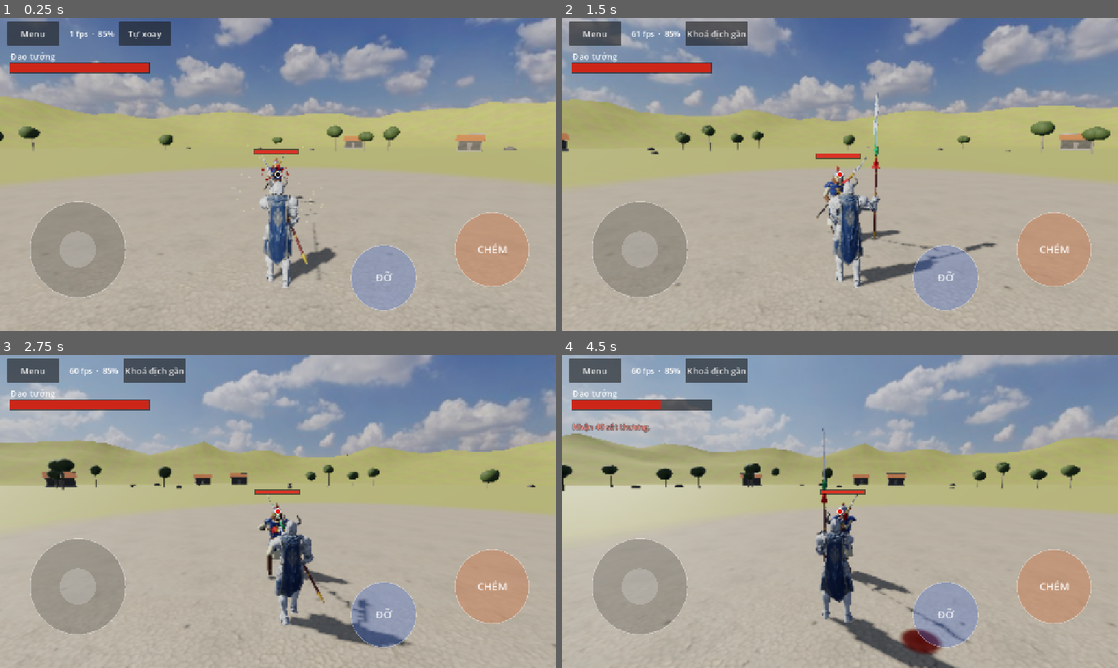
Above: before the commit, frames 1-4 (two rows, left to right).
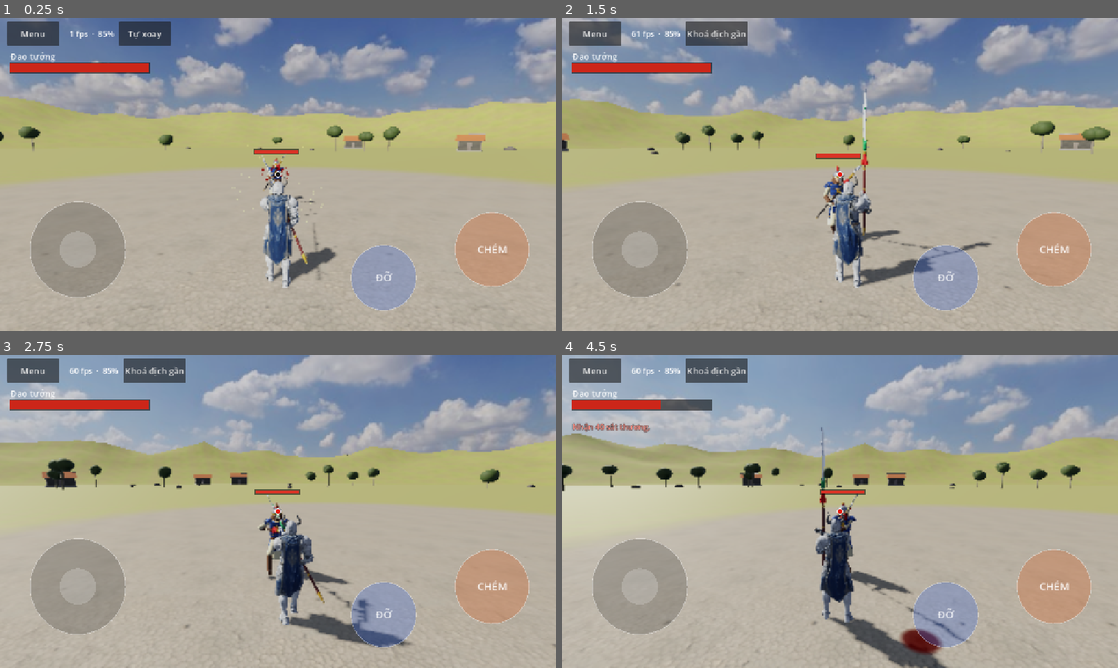
Above: after the commit, the same moments.

Repository: quanace11/MountBladeMobile
Game: Godot game, scene res://scenes/match.tscn
Two runs of this game, one before a commit and one after it. Both use one fixed random seed, a clock stepped at 60 frames per second and the inputs below. This scene is started directly instead of the project's main scene.
Inputs (mouse positions are in pixels of both pictures, inside the frame that each line leads up to):
- Up to frame 1 (0.25 s): no input
- Up to frame 2 (1.5 s): click "Tự xoay" at 0.5 s; move the mouse to (962, 158) at 1.27 s; hold Right from 1.28 s (still down); tap I at 1.35 s; click (962, 158) at 1.42 s
- Up to frame 3 (2.75 s): tap Space at 1.52 s; release Right at 2 s; drag from (166, 527) to (250, 574) at 2.02 s
- Up to frame 4 (4.5 s): move the mouse to (895, 442) at 2.77 s; hold Right 2.78-3.5 s; tap J at 2.85 s; drag from (812, 574) to (673, 464) at 3.52 s; move the mouse to (1006, 558) at 4.27 s; hold Left from 4.28 s (still down); hold Q from 4.28 s (still down)

The runs differ from the first frame. In frame 1, less than 0.1% of the frame differs, in the area x 46-56%, y 56-76%; in frame 2, 1.5%, in the area x 48-79%, y 22-82%; in frame 3, less than 0.1%; in frame 4, 0.7%.

Commit message:
Đỡ trái/phải: xoay vai về phía cán, vươn xương đòn để hai tay cùng nắm cán
Co-Authored-By: Claude Opus 5.5 <noreply@anthropic.com>
Claude-Session: https://claude.ai/code/session_01QffKCiTfakvzQeGmkV1Yqv

Diff:
--- a/src/data/pose_set.gd
+++ b/src/data/pose_set.gd
@@ -31,10 +31,15 @@
 @export_group("Đỡ")
 @export var block_up_pos := Vector3(0.3, 1.78, -0.3)
 @export var block_up_rot := Vector3(0, 180, -87)
-@export var block_left_pos := Vector3(-0.22, 1.42, -0.36)
+@export var block_left_pos := Vector3(-0.24, 1.44, -0.33)
 @export var block_left_rot := Vector3(0, -90, 0)
-@export var block_right_pos := Vector3(0.52, 1.38, -0.32)
+@export var block_right_pos := Vector3(0.32, 1.46, -0.32)
 @export var block_right_rot := Vector3(0, -90, 0)
+## Đỡ trái/phải: thân trên xoay vai về phía cán để hai tay cùng nắm được (độ, dương = xoay sang trái).
+@export var block_left_twist_deg := 30.0
+@export var block_right_twist_deg := -45.0
+## Tay dưới nắm cách tay trên bao xa dọc cán khi đỡ trái/phải.
+@export var block_side_grip := 0.24
 @export var block_thrust_pos := Vector3(0.25, 1.0, -0.4)
 @export var block_thrust_rot := Vector3(72, -90, 6)
 @export_group("Khác")
--- a/src/view/fighter_view.gd
+++ b/src/view/fighter_view.gd
@@ -756,7 +756,7 @@
 			else:
 				pose = "stagger"
 	# Đỡ trái/phải: tay phải ở trên ngang vai, tay trái nắm phía dưới giữ cán dựng thẳng.
-	_grip_pref = -0.3 if cur.state == S.BLOCK and (cur.block_dir == Dir.LEFT or cur.block_dir == Dir.RIGHT) else 0.0
+	_grip_pref = -poses.block_side_grip if cur.state == S.BLOCK and (cur.block_dir == Dir.LEFT or cur.block_dir == Dir.RIGHT) else 0.0
 	var target: Array = poses.get_pose(pose)
 	_hand.position -= _kick_applied
 	var tb := Basis.from_euler(target[1] * (PI / 180.0))
@@ -862,6 +862,10 @@
 				Dir.UP: lean = -ln * 1.5
 		S.BLOCK:
 			lean = -ln * 0.4 + ln * 0.6 * _jolt
+			# Đỡ trái/phải: xoay vai về phía cán cho tay kia với tới, hai tay cùng nắm.
+			match cur.block_dir:
+				Dir.LEFT: twist = deg_to_rad(poses.block_left_twist_deg)
+				Dir.RIGHT: twist = deg_to_rad(poses.block_right_twist_deg)
 		S.STAGGER:
 			if cur.recoil:
 				match cur.attack_dir:
--- a/src/view/skinned_rig.gd
+++ b/src/view/skinned_rig.gd
@@ -11,12 +11,15 @@
 var to_body: Transform3D
 ## Model quay mặt về +z, game quay mặt về -z: xoay 180 độ quanh trục đứng.
 var _flip := Basis(Vector3.UP, PI)
+## Xương đòn xoay tối đa bao nhiêu khi vươn tay (radian).
+const SHRUG_MAX := 0.45
 
 var _pelvis: int
 var _spine: Array[int] = []
 var _head: int
 var _arm := {}  # side -> [upperarm, lowerarm, hand]
 var _leg := {}  # side -> [thigh, calf, foot]
+var _clav := {}  # side -> xương đòn (clavicle), -1 nếu model không có
 var _len := {}  # bone -> độ dài tới xương con, theo toạ độ khung xương
 
 
@@ -38,6 +41,9 @@
 	for side in [1, -1]:
 		var suf := "_r" if side == 1 else "_l"
 		_arm[side] = [skel.find_bone("upperarm" + suf), skel.find_bone("lowerarm" + suf), skel.find_bone("hand" + suf)]
+		_clav[side] = skel.get_bone_parent(_arm[side][0]) if _arm[side][0] >= 0 else -1
+		if _clav[side] >= 0 and not skel.get_bone_name(_clav[side]).begins_with("clavicle"):
+			_clav[side] = -1
 		_leg[side] = [skel.find_bone("thigh" + suf), skel.find_bone("calf" + suf), skel.find_bone("foot" + suf)]
 	for chain in _arm.values() + _leg.values():
 		if chain.has(-1):
@@ -67,12 +73,33 @@
 
 	for side in hands:
 		if hands[side] != null:
+			_shrug(side, to_skel * (hands[side] as Vector3))
 			_limb(_arm[side], to_skel * (hands[side] as Vector3), to_skel.basis * (hand_poles[side] as Vector3), false)
 	for side in feet:
 		if feet[side] != null:
 			_limb(_leg[side], to_skel * (feet[side] as Vector3), to_skel.basis * (knee_poles[side] as Vector3), true)
 			# Gập bàn chân: đặt gót, nhón mũi.
 			_rotate_global(_leg[side][2], _body_rot(Basis(Vector3.RIGHT, foot_pitch.get(side, 0.0))))
+
+
+## Tay với xa (gần hết tầm): xoay xương đòn cho vai nhô theo hướng tay, như người thật vươn vai ra cầm.
+func _shrug(side: int, target: Vector3) -> void:
+	var clav: int = _clav[side]
+	if clav < 0:
+		return
+	var a: int = _arm[side][0]
+	var reach: float = _len[a] + _len[_arm[side][1]]
+	var over := (_global(a).origin.distance_to(target) - reach * 0.8) / (reach * 0.3)
+	if over <= 0.0:
+		return
+	var c := _global(clav).origin
+	var cur := _global(a).origin - c
+	var want := target - c
+	if cur.length() < 0.0001 or want.length() < 0.0001:
+		return
+	var full := Quaternion(cur.normalized(), want.normalized())
+	var amount := minf(over, 1.0) * minf(1.0, SHRUG_MAX / maxf(0.0001, full.get_angle()))
+	_rotate_global(clav, Basis(Quaternion.IDENTITY.slerp(full, amount)))
 
 
 ## Vị trí một xương theo toạ độ thân (dùng để biết vai, hông đang ở đâu).
